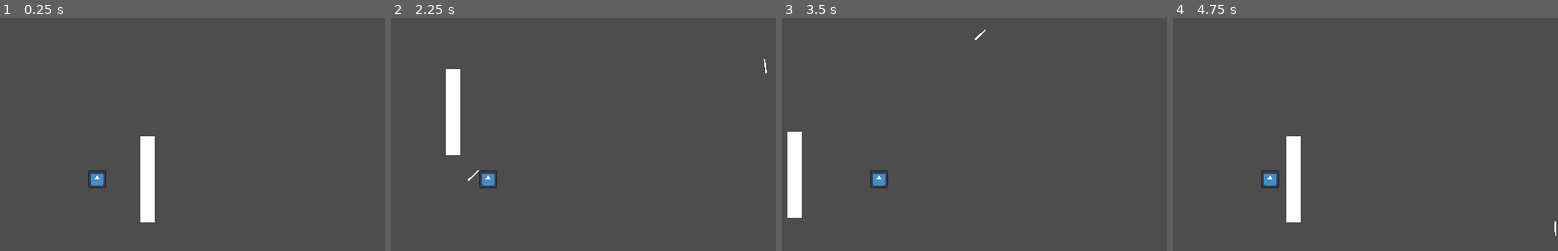
Above: before the commit, frames 1-4 (left to right).
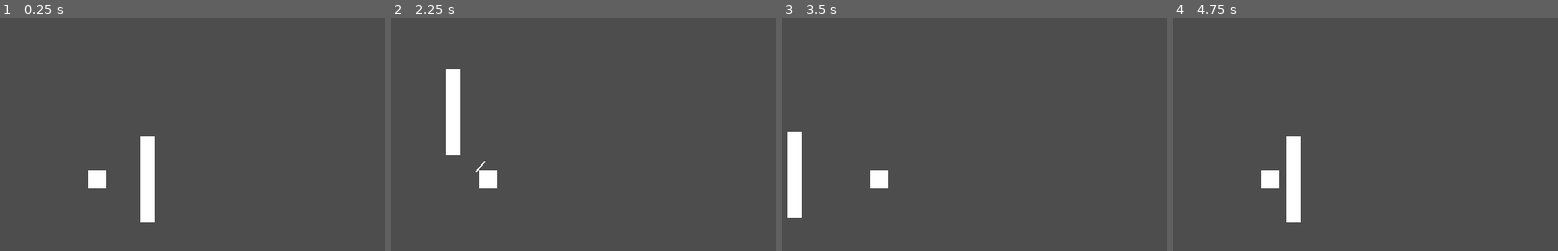
Above: after the commit, the same moments.

Repository: danilomacb/RAMter
Game: Godot game, scene res://Scenes/Game.tscn
Same seed, same stepped clock (60 frames per second), same inputs: the game is played once before the commit and once after it. The engine's default icon, where the game draws it, is replaced by a stand-in: a white triangle on a blue panel in a dark square.
Inputs (mouse positions are in pixels of both pictures, inside the frame that each line leads up to):
- Up to frame 1 (0.25 s): no input
- Up to frame 2 (2.25 s): tap Enter at 0.5 s; move the mouse to (614, 162) at 0.52 s; press the mouse at (614, 162) at 0.53 s; hold Right (MoveRight) 0.53-1.28 s; move the mouse to (outside the picture) at 1.27 s; release the mouse at (outside the picture) at 1.28 s; hold Down (MoveDown) 1.28-2.03 s; click (outside the picture) at 1.35 s; move the mouse to (545, 108) at 2.02 s; press the mouse at (545, 108) at 2.03 s; hold Right (MoveRight) from 2.03 s (still down)
- Up to frame 3 (3.5 s): move the mouse to (851, 244) at 2.77 s; release Right (MoveRight) at 2.78 s; release the mouse at (851, 244) at 2.78 s; hold Up (MoveUp) from 2.78 s (still down); click (851, 244) at 2.85 s
- Up to frame 4 (4.75 s): move the mouse to (1442, 227) at 3.52 s; release Up (MoveUp) at 3.53 s; press the mouse at (1442, 227) at 3.53 s; hold Left (MoveLeft) from 3.53 s (still down); move the mouse to (outside the picture) at 4.27 s; release the mouse at (outside the picture) at 4.28 s; click (outside the picture) at 4.35 s

The runs differ from the first frame. In frame 1, 0.3% of the frame differs, in the area x 22-28%, y 65-74%; in frame 2, 0.4%, in the area x 19-98%, y 17-74%; in frame 3, 0.4%; in frame 4, 0.4%.

Commit message:
shoot rotation fixed

Diff:
--- a/Prefabs/Player.tscn
+++ b/Prefabs/Player.tscn
@@ -1,7 +1,7 @@
 [gd_scene load_steps=4 format=3 uid="uid://vcwf3q5q6m5r"]
 
 [ext_resource type="Script" path="res://Scripts/PlayerController.gd" id="1_elqdo"]
-[ext_resource type="Texture2D" uid="uid://2tdiyfvklhso" path="res://Sprites/icon.svg" id="2_jo4y0"]
+[ext_resource type="Texture2D" uid="uid://4ui5ascs6onu" path="res://Sprites/WhiteSquare.png" id="2_0ms6c"]
 
 [sub_resource type="RectangleShape2D" id="RectangleShape2D_s27x8"]
 
@@ -11,9 +11,9 @@
 moveSpeed = 100.0
 
 [node name="Icon" type="Sprite2D" parent="."]
-position = Vector2(-1.78814e-07, 9.53674e-07)
-scale = Vector2(0.15625, 0.15625)
-texture = ExtResource("2_jo4y0")
+position = Vector2(0, -1.43051e-06)
+scale = Vector2(1.25, 1.25)
+texture = ExtResource("2_0ms6c")
 
 [node name="CollisionShape2D" type="CollisionShape2D" parent="."]
 shape = SubResource("RectangleShape2D_s27x8")
--- a/Prefabs/PlayerArrow.tscn
+++ b/Prefabs/PlayerArrow.tscn
@@ -3,16 +3,16 @@
 [ext_resource type="Texture2D" uid="uid://4ui5ascs6onu" path="res://Sprites/WhiteSquare.png" id="1_iusrv"]
 
 [sub_resource type="RectangleShape2D" id="RectangleShape2D_8ao5b"]
-size = Vector2(2, 16)
+size = Vector2(16, 2)
 
 [node name="PlayerArrow" type="RigidBody2D"]
 collision_layer = 2
 collision_mask = 0
 gravity_scale = 0.0
 
+[node name="WhiteSquare" type="Sprite2D" parent="."]
+scale = Vector2(1, 0.1)
+texture = ExtResource("1_iusrv")
+
 [node name="CollisionShape2D" type="CollisionShape2D" parent="."]
 shape = SubResource("RectangleShape2D_8ao5b")
-
-[node name="WhiteSquare" type="Sprite2D" parent="."]
-scale = Vector2(0.1, 1)
-texture = ExtResource("1_iusrv")
--- a/Scripts/PlayerController.gd
+++ b/Scripts/PlayerController.gd
@@ -33,17 +33,20 @@
 		canShoot = false
 		timer.start()
 
+		var toMouse = get_global_mouse_position()
+
 		var instantiatedArrow = playerArrow.instantiate()
 		instantiatedArrow.global_position = global_position
+		var transformRotated = instantiatedArrow.transform.looking_at(toMouse)
+		instantiatedArrow.transform = transformRotated
 
-		var toMouse = get_global_mouse_position() - global_position
+		toMouse -= global_position
 		toMouse = toMouse.normalized()
 
-		var t = instantiatedArrow.transform.looking_at(toMouse)
-		instantiatedArrow.transform = t
+		get_tree().root.add_child(instantiatedArrow)
+		instantiatedArrow.add_constant_force(toMouse * 1000)
 
-		get_tree().root.add_child(instantiatedArrow)
-		instantiatedArrow.add_constant_force(toMouse * 300)
+		print("shoot")
 
 func _on_timer_timeout():
 	canShoot = true
